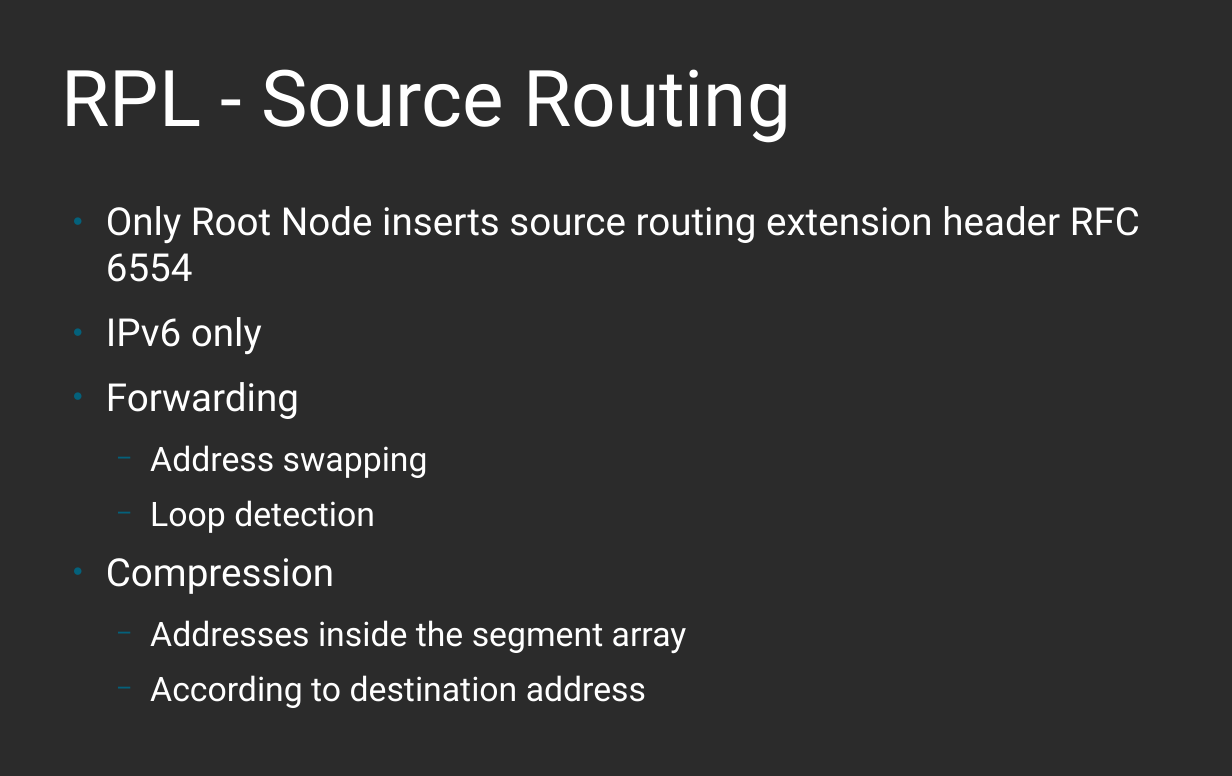
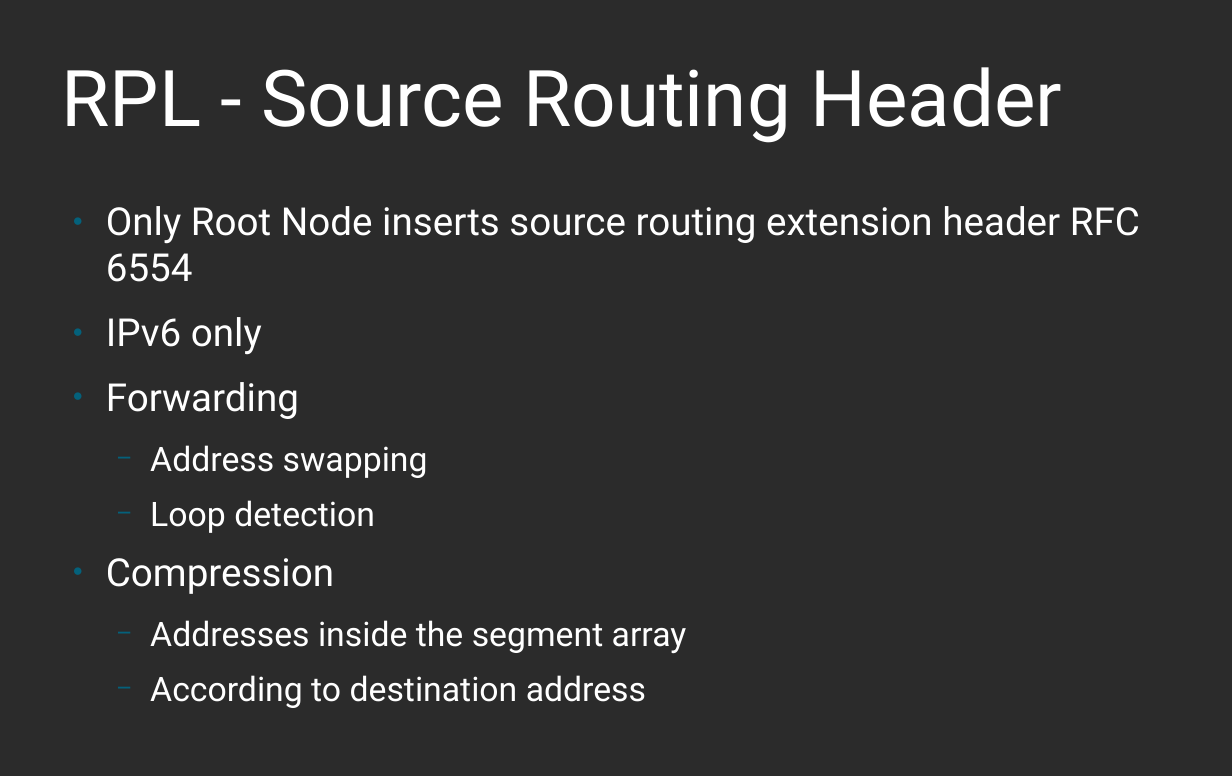
Before and after one commit to linux-wpan/wpan-misc, a slide deck: slide 7 of conferences/netdev_0x14/slides/slides.odp. Drawn at 1232x776 pixels with LibreOffice and Linux fonts; fonts in the diff are those of the drawing; background and template pictures are left out; a plain dark background stands for a picture behind light text. Boxes give left, top, right and bottom in pixels: in the first picture for what was removed or moved away, otherwise in the second. Text is boxed around its words. In the diff, an @@ line names an element or a change of style, - is before the commit and + after.

Commit message:
netdev0x14: update slides headline to source routing header

```diff
--- a/conferences/netdev_0x14/slides/slides.odp
+++ b/conferences/netdev_0x14/slides/slides.odp
@@ title at (x1=62, y1=67, x2=1062, y2=143): text changed @@
-RPL - Source Routing
+RPL - Source Routing Header
```
